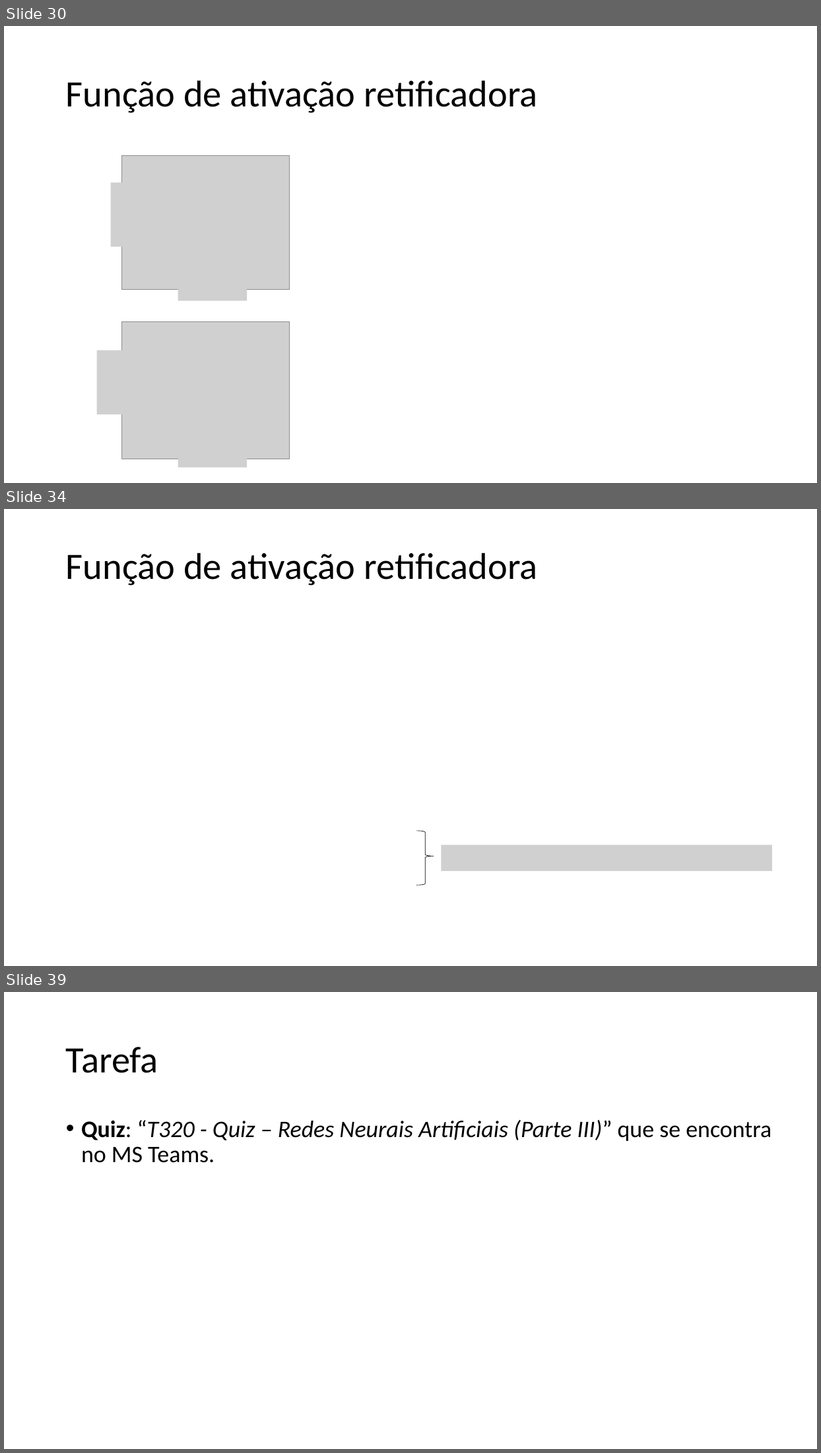
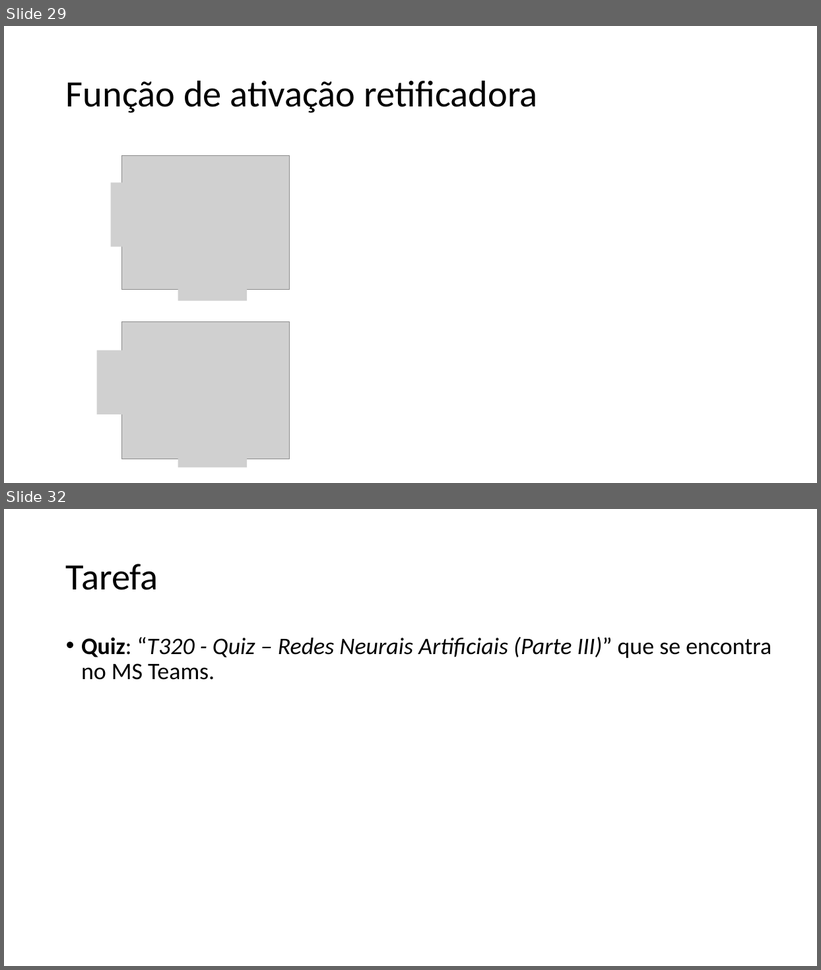
Before and after one commit to zz4fap/t320_aprendizado_de_maquina, a slide deck: slides/T320_Redes_Neurais_Artificiais (Parte II).pptx. Shown one above the other, each under a label of ours: slides 30, 34 and 39 before the commit, slides 29 and 32 after it; the slides between them are not shown. The pictures are 821x1453 and 821x970 pixels, drawn with LibreOffice and Linux fonts; fonts in the diff are those of the drawing; grey boxes stand for pictures. Boxes give left, top, right and bottom in pixels: in the first picture for what was removed or moved away, otherwise in the second. Text is boxed around its words. In the diff, an @@ line names an element or a change of style, - is before the commit and + after.

Commit message:
update of slides

```diff
--- a/slides/T320_Redes_Neurais_Artificiais (Parte II).pptx
+++ b/slides/T320_Redes_Neurais_Artificiais (Parte II).pptx
@@ slide 34 removed at (4, 509, 817, 966), background #FFFFFF @@
@@ title removed at (66, 553, 538, 586) @@
-Função de ativação retificadora
@@ right brace removed at (417, 831, 434, 885) @@
@@ picture removed at (442, 845, 773, 871) @@
@@ what was slide 30 is now slide 29 @@
@@ what was slide 39 is now slide 32 @@
```
Also in this commit, not shown: 2 slides changed, 6 other slides removed, 1 other file.
